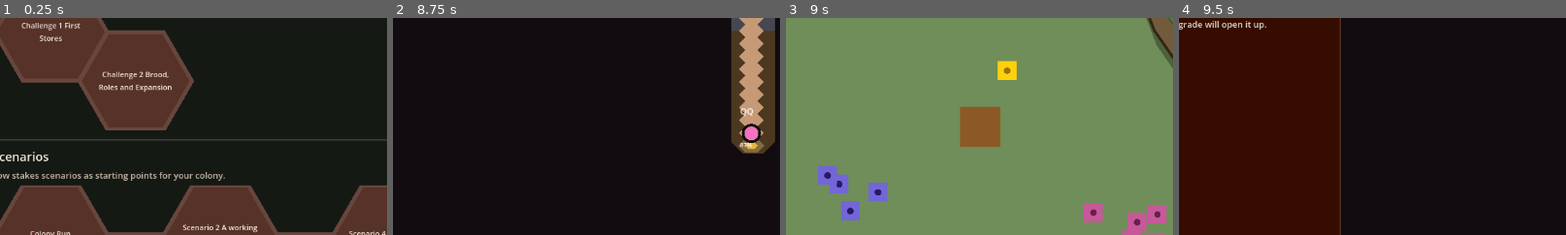
Above: before the commit, frames 1-4 (left to right).
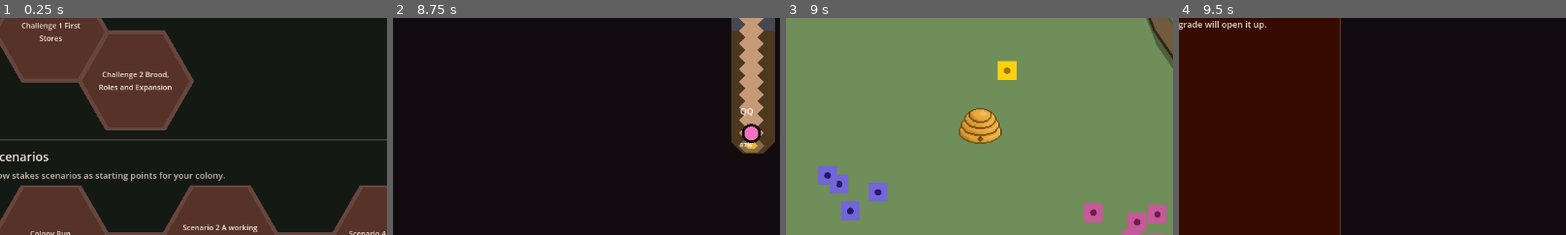
Above: after the commit, the same moments.

Repository: wonderburg7/meadow
Game: Godot game, scene res://scenes/Main.tscn
Same seed, same stepped clock (60 frames per second), same inputs: the game is played once before the commit and once after it.
Inputs (mouse positions are % of the whole screen's width and height, from its top left):
- Up to frame 1 (0.25 s): no input
- Up to frame 2 (8.75 s): click (10, 30) at 0.52 s; click "Start" at 1.25 s; click "⚙" at 2 s; click "Restart Run" at 2.75 s; click "❚❚" at 3.5 s; click "1" at 4.25 s; click "2" at 5 s; click "4" at 5.75 s; click (96, 93) at 6.5 s; click "Why?" at 7.25 s; click "Dismiss" at 8 s
- Up to frame 3 (9 s): tap Enter at 8.75 s; move the mouse to (72, 45) at 8.77 s; hold Right from 8.78 s (still down); tap Tab at 8.85 s; click (72, 45) at 8.92 s
- Up to frame 4 (9.5 s): keep holding Right; tap Space at 9.02, 9.32 s
The pictures show only the part of the screen within x 4-54%, y 27-76%; the shares and areas given below are measured in that part.

Frames 1-2 are identical in both runs. In frame 3, 1.8% of the frame differs, in the area x 44-56%, y 41-60%; in frame 4, nothing differs.

Commit message:
SP-5 -- the skep in the meadow, and the rival hive as a recoloured skep
Co-Authored-By: Claude Sonnet 5.5 <noreply@anthropic.com>

Diff:
--- a/scripts/hive.gd
+++ b/scripts/hive.gd
@@ -14,6 +14,8 @@
 const Resources = preload("res://scripts/resources.gd")
 const Roles = preload("res://scripts/roles.gd")
 const HiveBody = preload("res://scripts/hive_body.gd")
+const SpriteCatalogue = preload("res://scripts/sprite_catalogue.gd")
+const PixelSprite = preload("res://scripts/pixel_sprite.gd")
 
 var cells: Array = []            # populated by main.gd once the comb is built
 var comb_parent: Node2D = null   # the hive-view root new cells get added to
@@ -231,8 +233,17 @@
 	return null
 
 func _ready() -> void:
+	# The 60x60 square stays as the hit shape, drawn transparent; the skep
+	# sprite sits over it, its footprint centred on the hive (SP-5).
 	polygon = Shapes.square_points(Vector2(60, 60))
-	color = Color(0.55, 0.35, 0.15)  # placeholder art: brown square
+	color = Color(0.55, 0.35, 0.15, 0.0)
+	var skep := Sprite2D.new()
+	skep.name = "SkepSprite"
+	skep.texture = SpriteCatalogue.HIVE_SKEP_SHEET
+	skep.centered = false
+	PixelSprite.apply(skep, PixelSprite.MEADOW_SCALE)
+	skep.position = -SpriteCatalogue.HIVE_SKEP_ANCHOR * PixelSprite.MEADOW_SCALE - Vector2(SpriteCatalogue.HIVE_SKEP_CELL_GUTTER, SpriteCatalogue.HIVE_SKEP_CELL_GUTTER) * PixelSprite.MEADOW_SCALE
+	add_child(skep)
 
 ## Spreads `amount` across any cells that will take it. Returns how
 ## much actually fitted -- anything left over is lost, which is the
--- a/scripts/rival_hive.gd
+++ b/scripts/rival_hive.gd
@@ -21,6 +21,11 @@
 ## opaque.
 
 const Shapes = preload("res://scripts/shapes.gd")
+const SpriteCatalogue = preload("res://scripts/sprite_catalogue.gd")
+const PixelSprite = preload("res://scripts/pixel_sprite.gd")
+
+## The ruin's tint: the darker skep goes grey when the colony dies out.
+const RUIN_TINT := Color(0.55, 0.55, 0.55)
 
 ## Visible foragers. Enough to read as a colony at a glance without
 ## costing anything that matters.
@@ -54,6 +59,7 @@
 ## direction of travel. No state machine, no energy, no pathfinding.
 var foragers: Array = []
 var body: Polygon2D
+var skep: Sprite2D
 var label: Label
 
 func _ready() -> void:
@@ -62,8 +68,16 @@
 
 	body = Polygon2D.new()
 	body.polygon = Shapes.square_points(Vector2(52, 52))
-	body.color = Color(0.42, 0.24, 0.30)   # muted red-brown, clearly not the player's
+	body.color = Color(0.42, 0.24, 0.30, 0.0)   # hit shape only; the skep below is drawn
 	add_child(body)
+
+	# The darker recolour of the player's skep (SP-5), footprint centred.
+	skep = Sprite2D.new()
+	skep.texture = SpriteCatalogue.HIVE_SKEP_RIVAL_SHEET
+	skep.centered = false
+	PixelSprite.apply(skep, PixelSprite.MEADOW_SCALE)
+	skep.position = -(SpriteCatalogue.HIVE_SKEP_ANCHOR + Vector2(SpriteCatalogue.HIVE_SKEP_CELL_GUTTER, SpriteCatalogue.HIVE_SKEP_CELL_GUTTER)) * PixelSprite.MEADOW_SCALE
+	add_child(skep)
 
 	label = Label.new()
 	label.position = Vector2(-34, -46)
@@ -99,7 +113,7 @@
 			_collapse()
 	elif not alive:
 		alive = true
-		body.color = Color(0.42, 0.24, 0.30)
+		skep.modulate = Color.WHITE
 		for i in range(SHOWN_FORAGERS):
 			foragers.append(_make_forager())
 		_update_label()
@@ -224,7 +238,7 @@
 func _collapse() -> void:
 	alive = false
 	population = 0.0
-	body.color = Color(0.3, 0.28, 0.28)
+	skep.modulate = RUIN_TINT
 	label.text = "Rival hive — collapsed"
 	for forager in foragers:
 		if is_instance_valid(forager.node):
--- a/scripts/sprite_catalogue.gd
+++ b/scripts/sprite_catalogue.gd
@@ -113,6 +113,7 @@
 
 # hive_skep: the straw skep, your hive in the meadow
 const HIVE_SKEP_SHEET := preload("res://assets/sprites/meadow/hive_skep_sheet.png")
+const HIVE_SKEP_RIVAL_SHEET := preload("res://assets/sprites/meadow/hive_skep_rival_sheet.png")
 const HIVE_SKEP_FRAME_SIZE := Vector2i(54, 41)
 const HIVE_SKEP_CELL_GUTTER := 1
 const HIVE_SKEP_CELL_SIZE := Vector2i(56, 43)
Binary file added: assets/sprites/meadow/hive_skep_rival_sheet.png
Not shown, added: assets/sprites/meadow/hive_skep_rival_sheet.png.import
Not shown, changed: assets/sprites/SPRITES.md
Not shown, added: checks/ready/C-128.md
Not shown, changed: plans/now/sprites.md
Not shown, added: tests/test_sp5_skep.py
